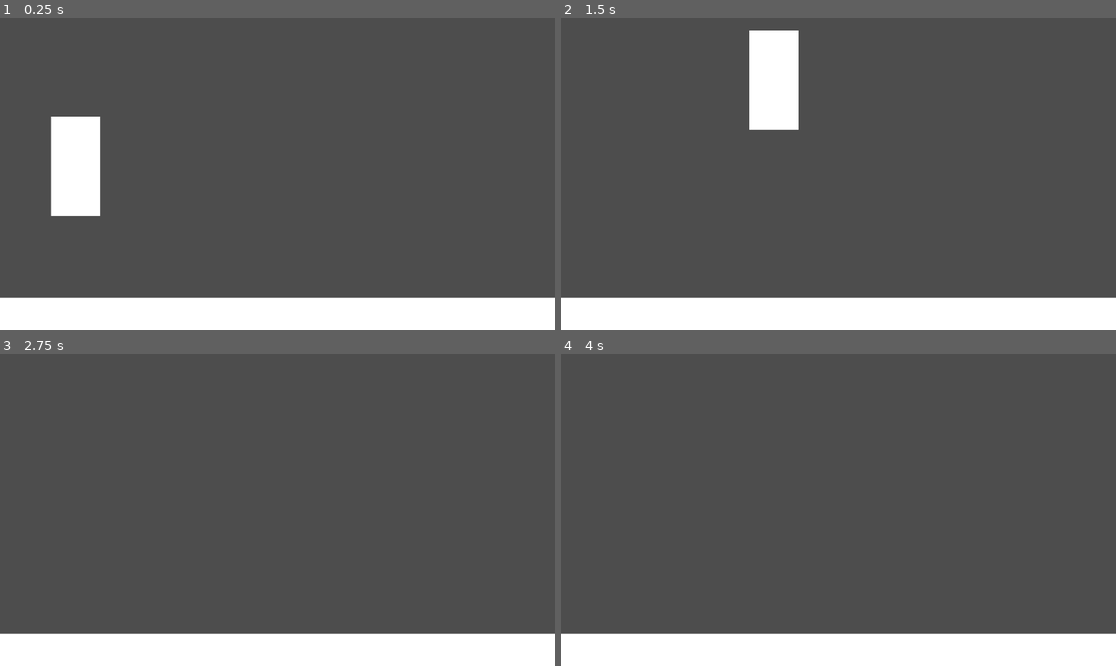
Above: before the commit, frames 1-4 (two rows, left to right).
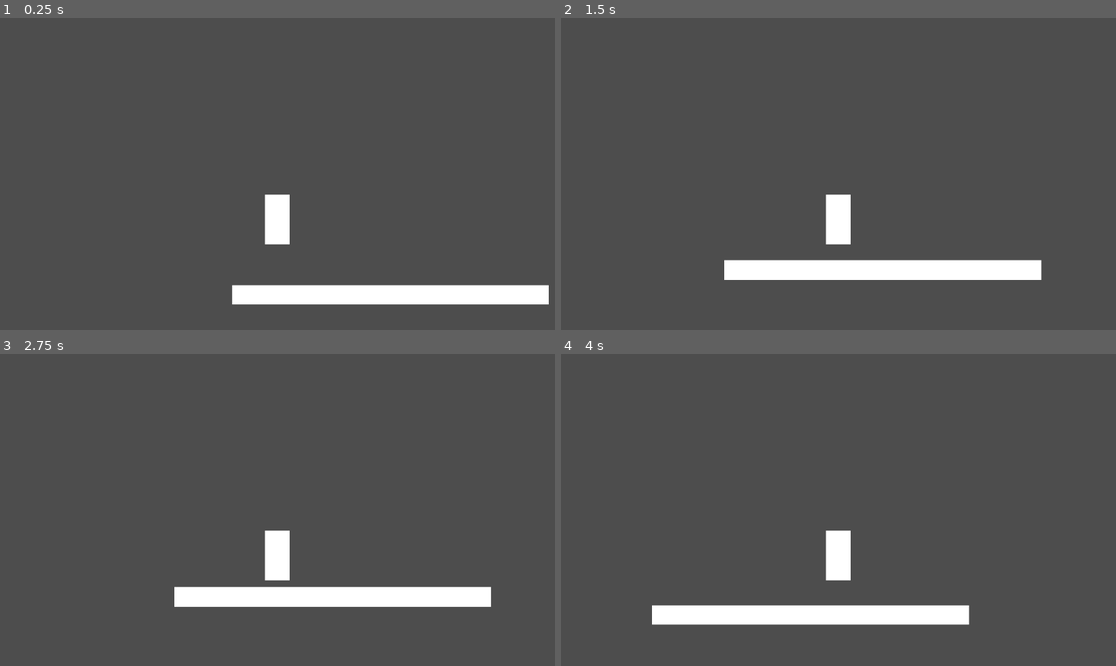
Above: after the commit, the same moments.

Repository: LightningBBB/Ballistic-Bouncer
Game: Godot game, scene res://scenes/level_tut.tscn
Same seed, same stepped clock (60 frames per second), same inputs: the game is played once before the commit and once after it.
Inputs:
- Up to frame 1 (0.25 s): no input
- Up to frame 2 (1.5 s): hold D (move_right) from 0.53 s (still down); tap Space (jump) at 0.6, 0.77, 1.07, 1.35 s
- Up to frame 3 (2.75 s): tap Space (jump) at 1.52, 1.82, 2.1 s; release D (move_right) at 2.03 s; hold A (move_left) from 2.03 s (still down)
- Up to frame 4 (4 s): release A (move_left) at 2.78 s; hold D (move_right) from 2.78 s (still down); tap Space (jump) at 2.85, 3.02, 3.32, 3.6, 3.77 s

The runs differ from the first frame. In frame 1, 15% of the frame differs, in the area x 0-100%, y 31-100%; in frame 2, 18%, in the area x 0-100%, y 4-100%; in frame 3, 15%; in frame 4, 15%.

Commit message:
5hyw54yw

Diff:
--- a/project.godot
+++ b/project.godot
@@ -39,3 +39,20 @@
 , Object(InputEventJoypadButton,"resource_local_to_scene":false,"resource_name":"","device":-1,"button_index":1,"pressure":0.0,"pressed":true,"script":null)
 ]
 }
+ability_1={
+"deadzone": 0.2,
+"events": []
+}
+ability_2={
+"deadzone": 0.2,
+"events": []
+}
+ability_3={
+"deadzone": 0.2,
+"events": []
+}
+sword={
+"deadzone": 0.2,
+"events": [Object(InputEventJoypadMotion,"resource_local_to_scene":false,"resource_name":"","device":-1,"axis":5,"axis_value":1.0,"script":null)
+]
+}
--- a/scenes/player.tscn
+++ b/scenes/player.tscn
@@ -17,3 +17,7 @@
 [node name="CollisionShape2D" type="CollisionShape2D" parent="."]
 position = Vector2(0, -103)
 shape = SubResource("CapsuleShape2D_u8vuu")
+
+[node name="Camera2D" type="Camera2D" parent="."]
+position = Vector2(0, -292)
+zoom = Vector2(0.5, 0.5)
--- /dev/null
+++ b/scenes/ui.tscn
@@ -0,0 +1,3 @@
+[gd_scene format=3 uid="uid://cxhwnv6k4ak5"]
+
+[node name="UI" type="CanvasLayer"]
--- a/scripts/player.gd
+++ b/scripts/player.gd
@@ -10,7 +10,8 @@
 			velocity.y = 500
 
 	if Input.is_action_just_pressed("jump"):
-		velocity.y = -jump_force
+		if is_on_floor():
+			velocity.y = -jump_force
 
 	var horizontal_direction = Input.get_axis("move_left", "move_right")
 	velocity.x = speed * horizontal_direction
